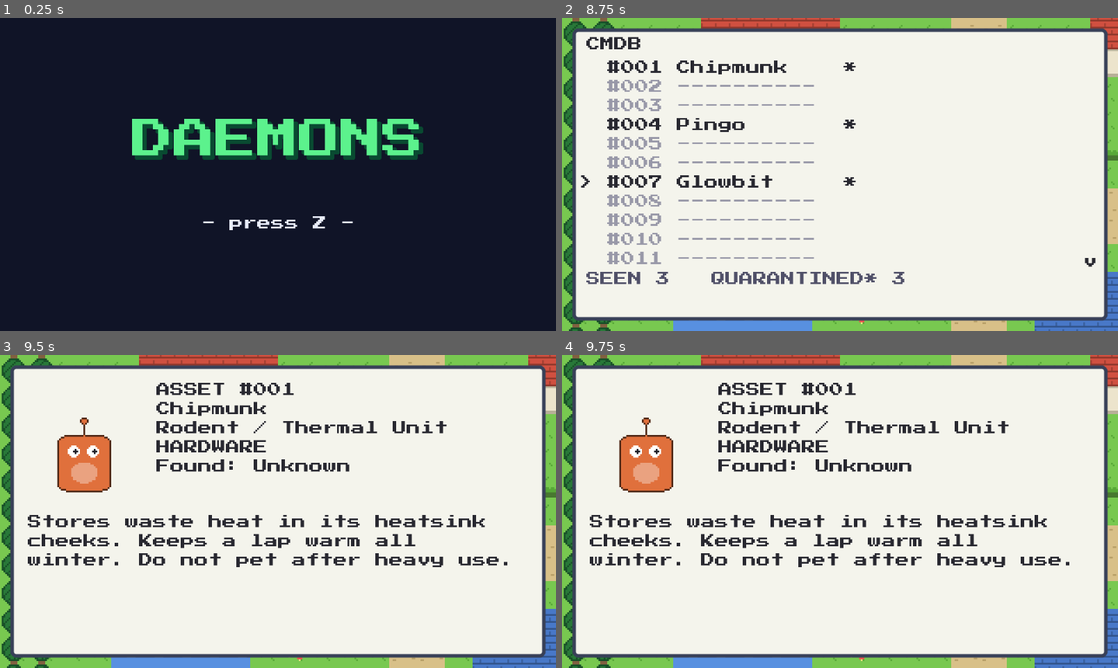
Above: before the commit, frames 1-4 (two rows, left to right).
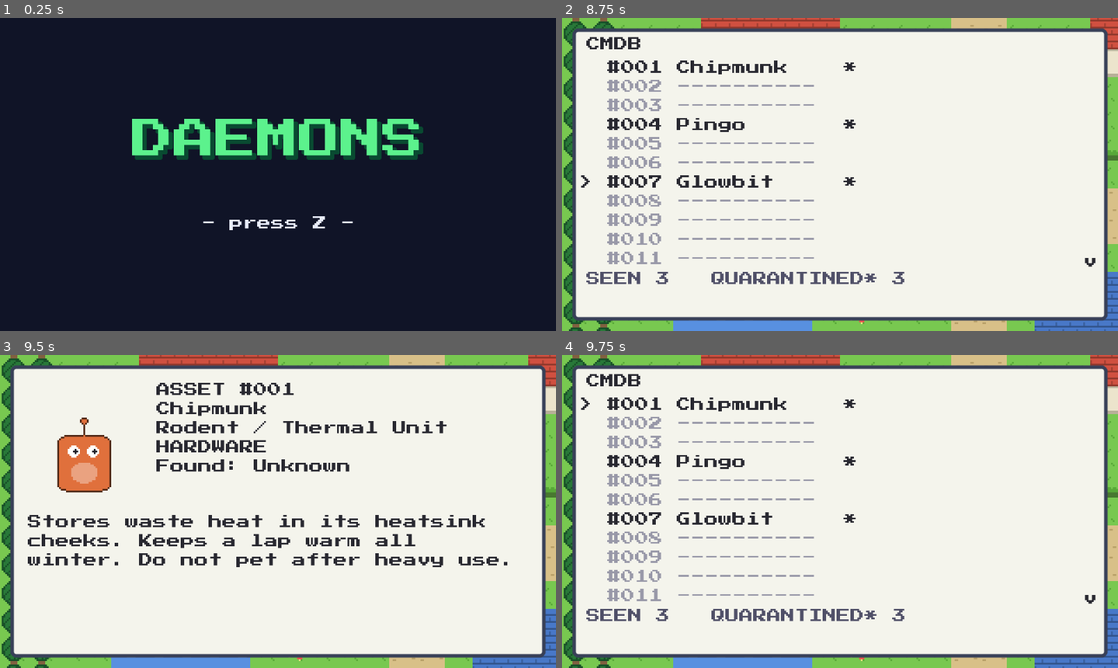
Above: after the commit, the same moments.

Repository: AGD3SIGN/DAEMONS
Game: Godot game, scene res://scenes/ui/title_screen.tscn
Two runs of this game, one before a commit and one after it. Both use one fixed random seed, a clock stepped at 60 frames per second and the inputs below.
Inputs (mouse positions are in pixels of both pictures, inside the frame that each line leads up to):
- Up to frame 1 (0.25 s): no input
- Up to frame 2 (8.75 s): tap Z (ui_accept) at 0.5, 0.77, 2, 2.75, 4.25, 4.52, 5.75, 8 s; move the mouse to (812, 237) at 0.52 s; hold Up (move_up) 0.53-1.25 s; hold Shift (run) 0.53-1.25 s; click (812, 237) at 0.67 s; click "> Overworld: Onboarding Town" at 1.25 s; drag from (1006, 221) to (812, 237) at 2.02 s; move the mouse to (673, 127) at 2.77 s; hold Left (move_left) 2.78-3.5 s; tap Ctrl at 2.85 s; click (673, 127) at 2.92 s; drag from (867, 174) to (673, 127) at 3.52 s; move the mouse to (756, 96) at 4.27 s; hold Down (move_down) 4.28-5 s; tap Keypad Enter at 4.35 s; click (756, 96) at 4.42 s; drag from (962, 158) to (756, 96) at 5.02 s; move the mouse to (728, 190) at 5.77 s; hold Up (move_up) 5.78-6.5 s; tap Tab at 5.85 s; click (728, 190) at 5.92 s; click "> CMDB" at 6.5 s; click "> #001 Chipmunk *" at 7.25 s; drag from (895, 105) to (728, 190) at 8.02 s
- Up to frame 3 (9.5 s): click "#001 Chipmunk *" at 8.75 s
- Up to frame 4 (9.75 s): move the mouse to (812, 574) at 9.52 s; hold Right (move_right) from 9.53 s (still down); tap Alt at 9.6 s; click (812, 574) at 9.67 s

Frames 1-3 are identical in both runs. In frame 4, 12% of the frame differs, in the area x 3-96%, y 6-86%.

Commit message:
Phase 8: iOS Simulator support and three touch-input fixes
iOS Simulator (Apple Silicon):
- Godot's stock simulator library is Intel-only, which the iOS 26
  Simulator can't run. Built an arm64 one from Godot 4.7.2 source;
  tools/export_ios.sh merges it into the export when present.
- tools/run_ios_simulator.sh builds the exported project for the
  Simulator and launches it. docs/build.md has the one-time setup.
- export_ios.sh also drops a .gdignore in build/ so Godot stops scanning
  exported files as project resources.

Touch fixes found by playing in the Simulator (they affect real phones):
- Title: "tap to start" did nothing because the full-screen root and
  background swallowed taps. Both now ignore the mouse.
- TextBox, CMDB, Summary and Trainer Card panels swallowed taps, so
  tapping didn't advance dialogue or close them. Now ignore the mouse.
- Touch controls never showed if a controller was paired (the Simulator
  reports a virtual MFi pad). A screen touch now always shows them; a
  pad button still hides them.

Tests: 204/204 (2 new regression tests).

Co-Authored-By: Claude Opus 5.5 <noreply@anthropic.com>

Diff:
--- a/autoload/touch_controls.gd
+++ b/autoload/touch_controls.gd
@@ -163,9 +163,8 @@
 	if event is InputEventJoypadButton and shown:
 		set_shown(false)  # someone picked up a controller
 		return
-	if event is InputEventScreenTouch and event.pressed and not shown \
-			and DisplayServer.is_touchscreen_available() and Input.get_connected_joypads().is_empty():
-		set_shown(true)
+	if event is InputEventScreenTouch and event.pressed and not shown:
+		set_shown(true)  # a real touch proves a touchscreen, even with a pad paired (the iOS Simulator reports one)
 	if not is_active():
 		return
 	if event is InputEventScreenTouch:
--- a/scenes/ui/title_screen.tscn
+++ b/scenes/ui/title_screen.tscn
@@ -9,6 +9,7 @@
 anchor_bottom = 1.0
 grow_horizontal = 2
 grow_vertical = 2
+mouse_filter = 2
 script = ExtResource("1_title")
 
 [node name="Background" type="ColorRect" parent="."]
@@ -18,6 +19,7 @@
 anchor_bottom = 1.0
 grow_horizontal = 2
 grow_vertical = 2
+mouse_filter = 2
 color = Color(0.0627451, 0.0784314, 0.152941, 1)
 
 [node name="Center" type="VBoxContainer" parent="."]
--- a/scripts/ui/cmdb_panel.gd
+++ b/scripts/ui/cmdb_panel.gd
@@ -12,6 +12,7 @@
 
 
 func _ready() -> void:
+	mouse_filter = Control.MOUSE_FILTER_IGNORE  # let taps reach _unhandled_input (tap anywhere to continue)
 	set_anchors_and_offsets_preset(Control.PRESET_FULL_RECT)
 	offset_left = 6
 	offset_top = 6
--- a/scripts/ui/summary_panel.gd
+++ b/scripts/ui/summary_panel.gd
@@ -21,6 +21,7 @@
 
 
 func _ready() -> void:
+	mouse_filter = Control.MOUSE_FILTER_IGNORE  # let taps reach _unhandled_input (tap anywhere to continue)
 	set_anchors_and_offsets_preset(Control.PRESET_FULL_RECT)
 	offset_left = 6
 	offset_top = 6
--- a/scripts/ui/text_box.gd
+++ b/scripts/ui/text_box.gd
@@ -19,6 +19,7 @@
 
 
 func _ready() -> void:
+	mouse_filter = Control.MOUSE_FILTER_IGNORE  # let taps reach _unhandled_input (tap anywhere to continue)
 	_label = Label.new()
 	_label.set_anchors_and_offsets_preset(Control.PRESET_FULL_RECT)
 	_label.offset_left = 8
--- a/scripts/ui/trainer_card_panel.gd
+++ b/scripts/ui/trainer_card_panel.gd
@@ -11,6 +11,7 @@
 
 
 func _ready() -> void:
+	mouse_filter = Control.MOUSE_FILTER_IGNORE  # let taps reach _unhandled_input (tap anywhere to continue)
 	set_anchors_and_offsets_preset(Control.PRESET_FULL_RECT)
 	offset_left = 6
 	offset_top = 6
--- a/tests/test_platform.gd
+++ b/tests/test_platform.gd
@@ -201,6 +201,26 @@
 	assert_true(TouchControls.is_active(), "back after the battle")
 
 
+func test_touching_the_screen_shows_controls_even_with_a_pad_paired() -> void:
+	# The iOS Simulator (and a phone with a controller paired) reports a joypad; a touch still wins.
+	TouchControls._on_joy_connection_changed(0, true)
+	assert_false(TouchControls.shown)
+	_touch(0, Vector2(160, 20), true)
+	assert_true(TouchControls.shown, "a touch brings the overlay back")
+	_touch(0, Vector2(160, 20), false)
+
+
+func test_full_screen_panels_let_taps_through() -> void:
+	# Panels swallow taps by default, so "tap to start / continue" never fired on phones.
+	var title: Control = load("res://scenes/ui/title_screen.tscn").instantiate()
+	add_child_autofree(title)
+	assert_eq(title.mouse_filter, Control.MOUSE_FILTER_IGNORE, "title root")
+	assert_eq(title.get_node("Background").mouse_filter, Control.MOUSE_FILTER_IGNORE, "title background")
+	for panel: Control in [TextBox.new(), CmdbPanel.new(), SummaryPanel.new(), TrainerCardPanel.new()]:
+		add_child_autofree(panel)
+		assert_eq(panel.mouse_filter, Control.MOUSE_FILTER_IGNORE, panel.get_class() + " " + str(panel.get_script().resource_path))
+
+
 func test_desktop_ignores_menu_bar_safe_area() -> void:
 	TouchControls.safe_margins_override = null
 	if not OS.has_feature("mobile"):
Not shown, changed: docs/build.md
Not shown, changed: docs/phase-log.md
Not shown, changed: tools/export_ios.sh
Not shown, added: tools/run_ios_simulator.sh
